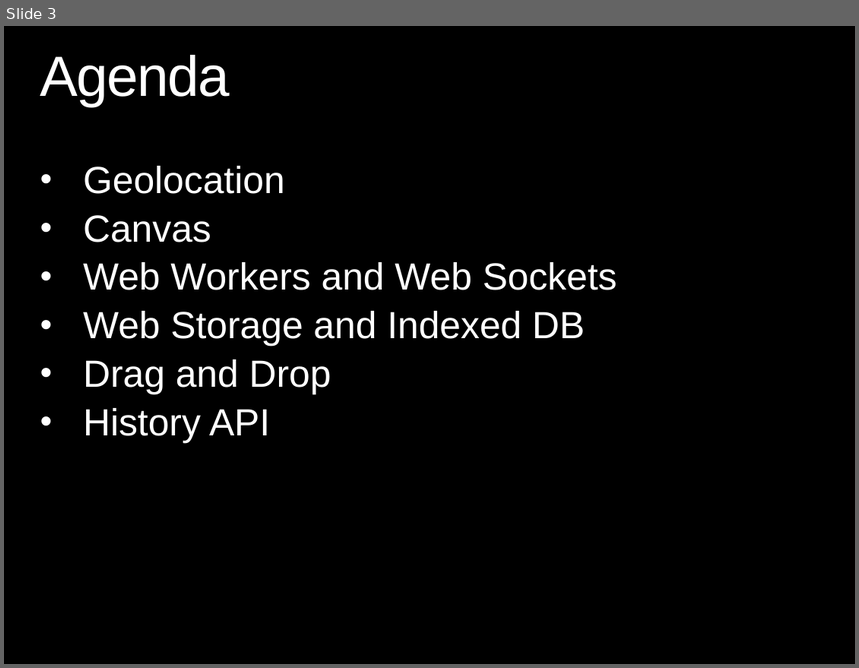
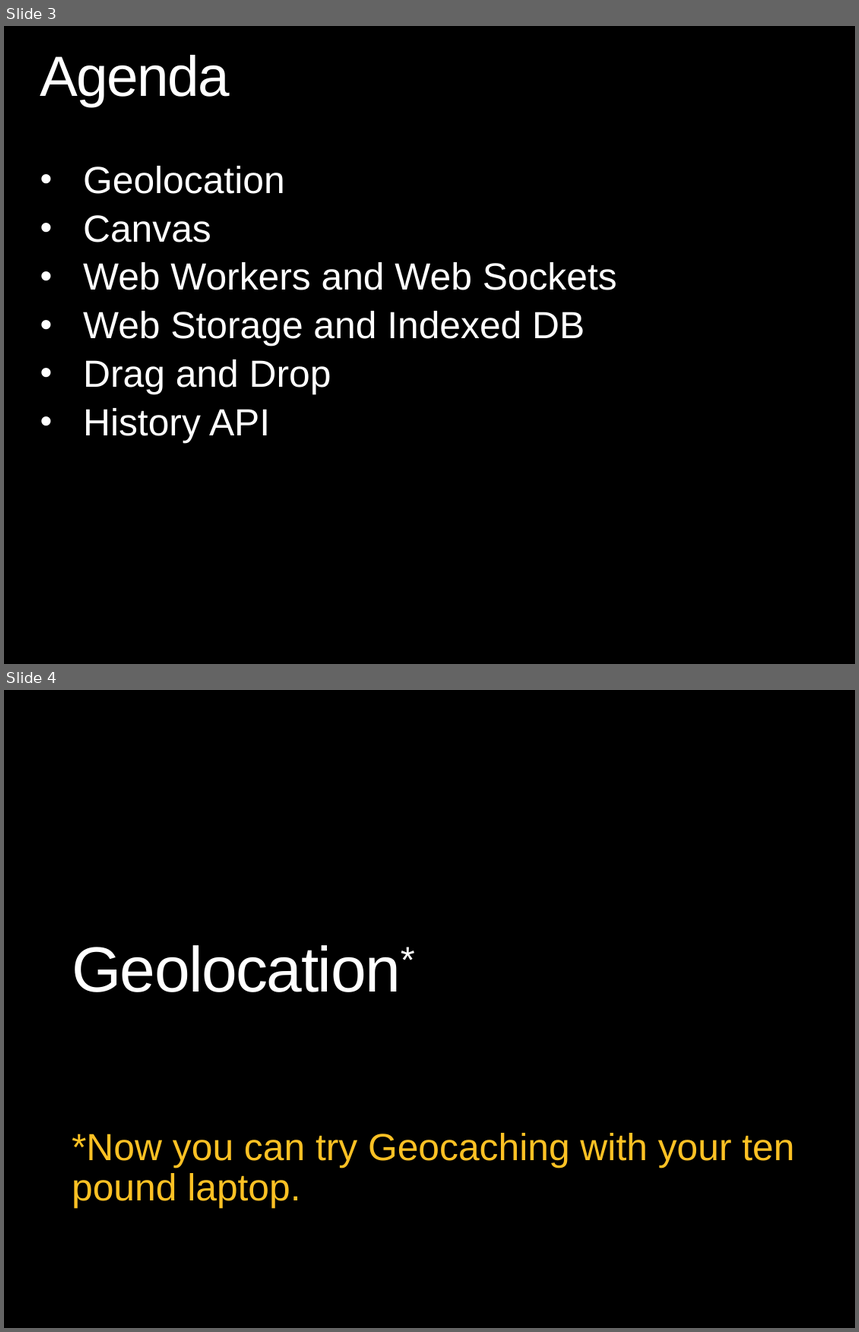
Before and after one commit to theClarkSell/HTML5-Compiler, a slide deck: 4 - JavaScript API/JavaScript APIs.pptx. Shown one above the other, each under a label of ours: slide 3 before the commit, slides 3 and 4 after it. The pictures are 859x668 and 859x1332 pixels, drawn with LibreOffice and Linux fonts; fonts in the diff are those of the drawing; background and template pictures are left out. Boxes give left, top, right and bottom in pixels: in the first picture for what was removed or moved away, otherwise in the second. Text is boxed around its words. In the diff, an @@ line names an element or a change of style, - is before the commit and + after.

```diff
--- a/4 - JavaScript API/JavaScript APIs.pptx
+++ b/4 - JavaScript API/JavaScript APIs.pptx
@@ slide 4 added at (4,690,855,1328), background picture (left out) @@
@@ title added at (72,945,401,992), 54 pt, text #FFFFFF @@
+Geolocation*
@@ subtitle added at (72,1133,794,1209), 32 pt, text #FFC425 @@
+*Now you can try Geocaching with your ten pound laptop.
```
Also in this commit, not shown: 8 slides changed, 18 other slides added, 13 slides removed, 2 other files.
